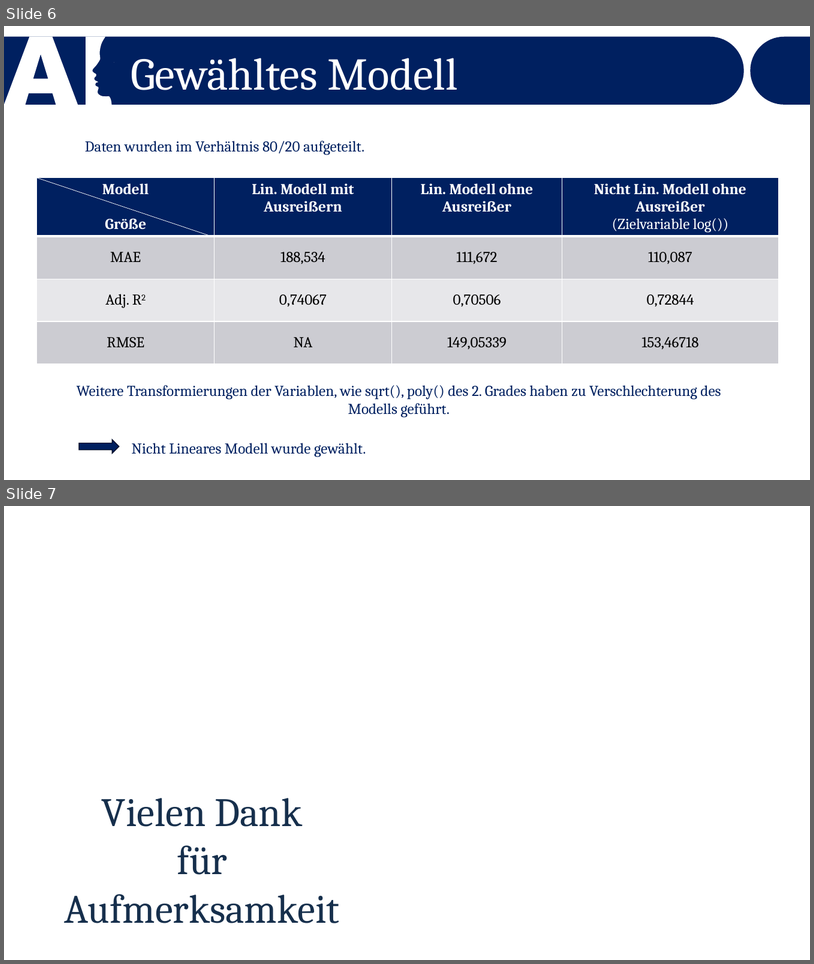
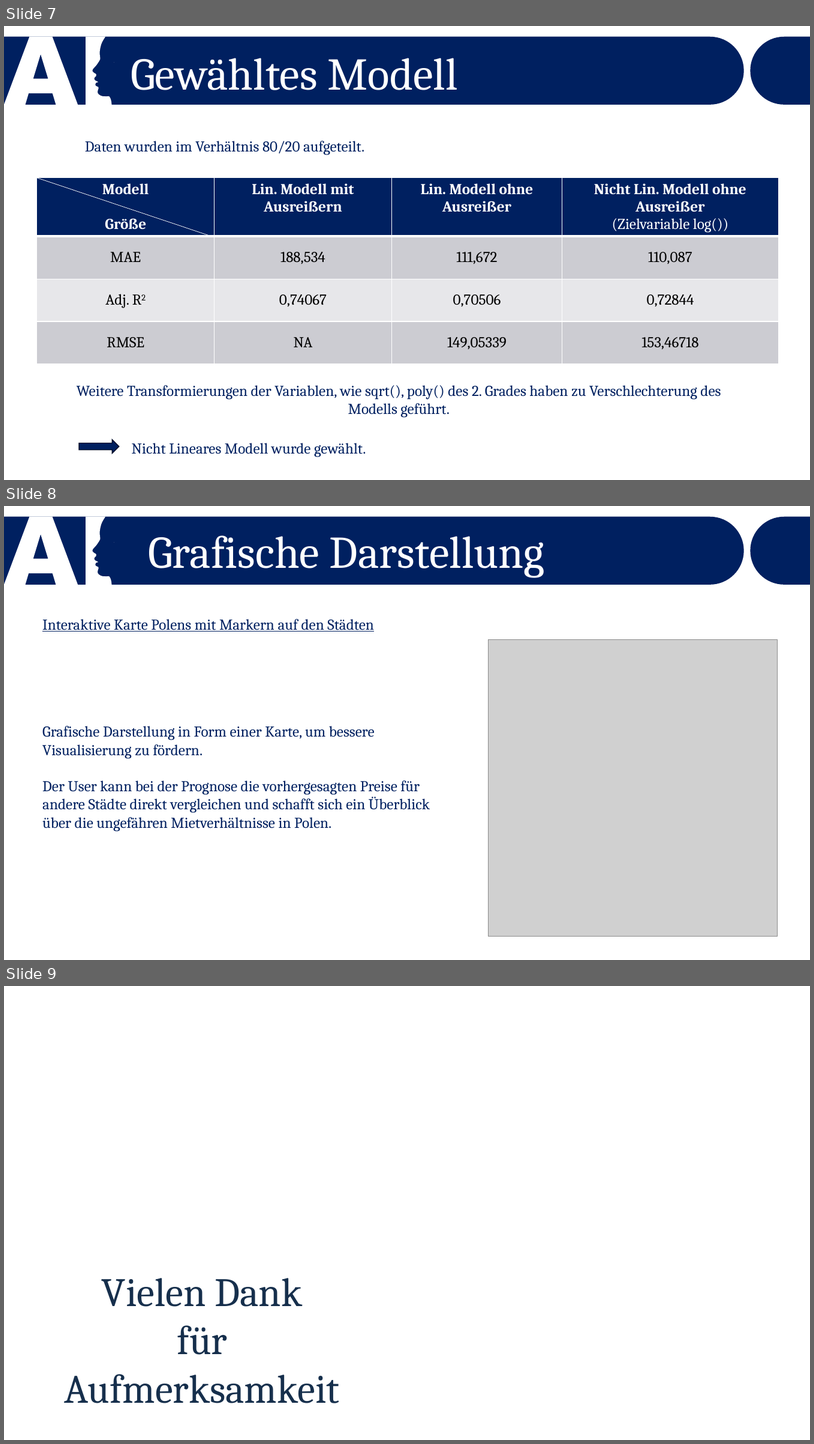
Before and after one commit to Dewin154/Projekt_Bauer, a slide deck: Mietspiegel_in_Polen.pptx. Shown one above the other, each under a label of ours: slides 6 and 7 before the commit, slides 7, 8 and 9 after it. The pictures are 814x964 and 814x1444 pixels, drawn with LibreOffice and Linux fonts; fonts in the diff are those of the drawing; grey boxes stand for pictures; background and template pictures are left out. Boxes give left, top, right and bottom in pixels: in the first picture for what was removed or moved away, otherwise in the second. Text is boxed around its words. In the diff, an @@ line names an element or a change of style, - is before the commit and + after.

```diff
--- a/Mietspiegel_in_Polen.pptx
+++ b/Mietspiegel_in_Polen.pptx
@@ slide 8 added at bbox=[4, 506, 810, 960], background #FFFFFF; not listed: 3 template elements that a slide beside it also shows @@
@@ text added at bbox=[148, 535, 545, 577], 54 pt, text #FFFFFF @@
+Grafische Darstellung
@@ text added at bbox=[42, 619, 374, 631], 18 pt, text #002060, underline @@
+Interaktive Karte Polens mit Markern auf den Städten
@@ picture added at bbox=[489, 640, 779, 936] @@
@@ text added at bbox=[42, 726, 430, 831], 18 pt, text #002060 @@
+Grafische Darstellung in Form einer Karte, um bessere Visualisierung zu fördern.
+Der User kann bei der Prognose die vorhergesagten Preise für andere Städte direkt vergleichen und schafft sich ein Überblick über die ungefähren Mietverhältnisse in Polen.
@@ what was slide 6 is now slide 7 @@
@@ what was slide 7 is now slide 9 @@
```
Also in this commit, not shown: 1 slide changed, 1 other slide added.
